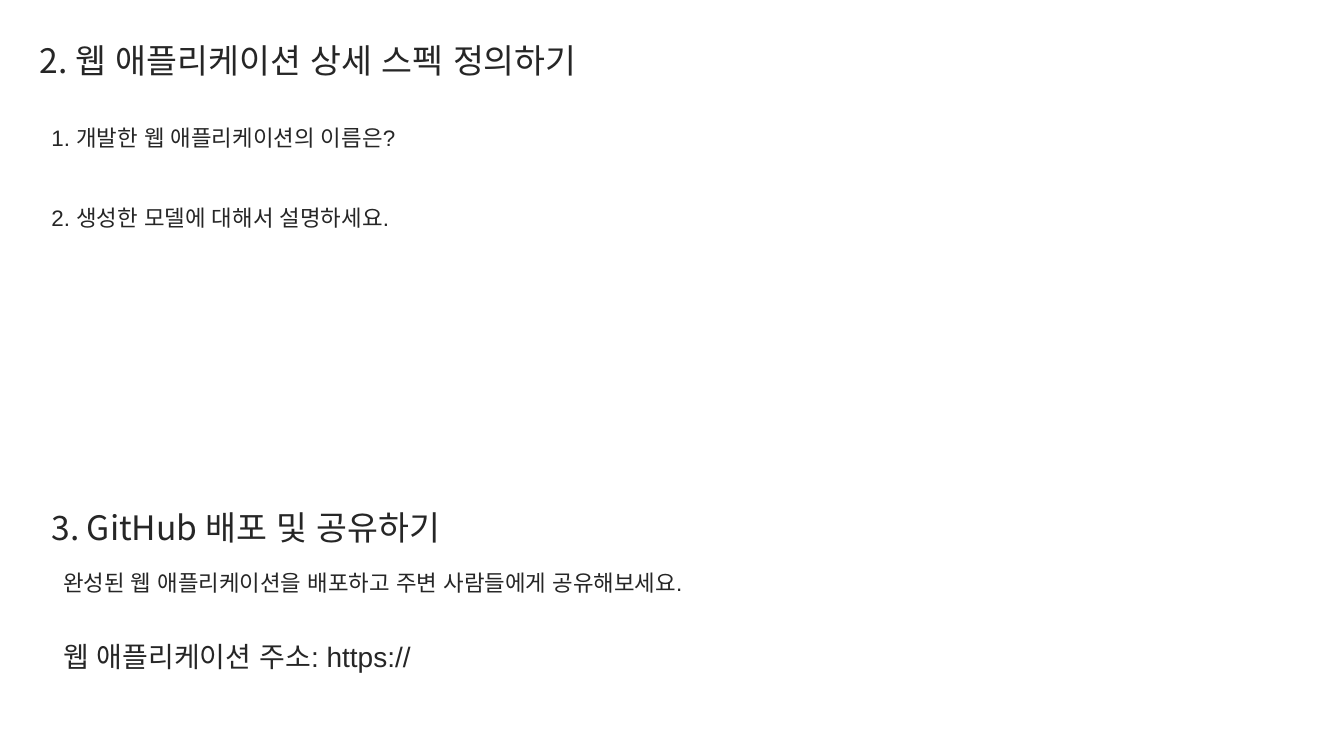
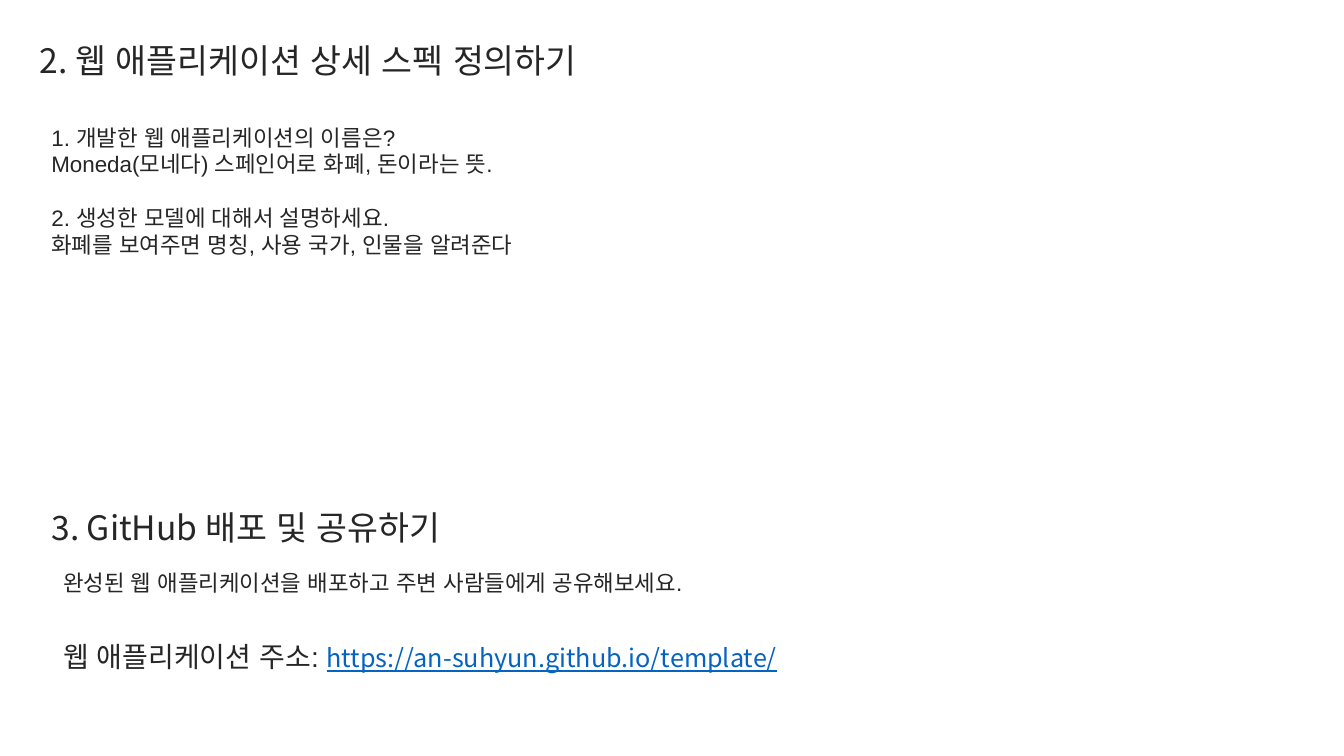
Before and after one commit to an-suhyun/template, a slide deck: slide 3 of Report.pptx. Drawn at 1344x756 pixels with LibreOffice and Linux fonts; fonts in the diff are those of the drawing. Boxes give left, top, right and bottom in pixels: in the first picture for what was removed or moved away, otherwise in the second. Text is boxed around its words. In the diff, an @@ line names an element or a change of style, - is before the commit and + after.

```diff
--- a/Report.pptx
+++ b/Report.pptx
@@ text at (51, 127, 512, 256): text changed @@
-1. 개발한 웹 애플리케이션의 이름은?
-2. 생성한 모델에 대해서 설명하세요.
+1. 개발한 웹 애플리케이션의 이름은?
+Moneda(모네다) 스페인어로 화폐, 돈이라는 뜻.
+2. 생성한 모델에 대해서 설명하세요.
+화폐를 보여주면 명칭, 사용 국가, 인물을 알려준다
@@ text at (63, 644, 777, 673): text changed; size 20 to 18 pt; font Arial to Noto Sans CJK KR; text colour #262626 to #0563C1 @@
-웹 애플리케이션 주소: https://
+웹 애플리케이션 주소: https://an-suhyun.github.io/template/
```
Also in this commit, not shown: 1 other slide changed.
